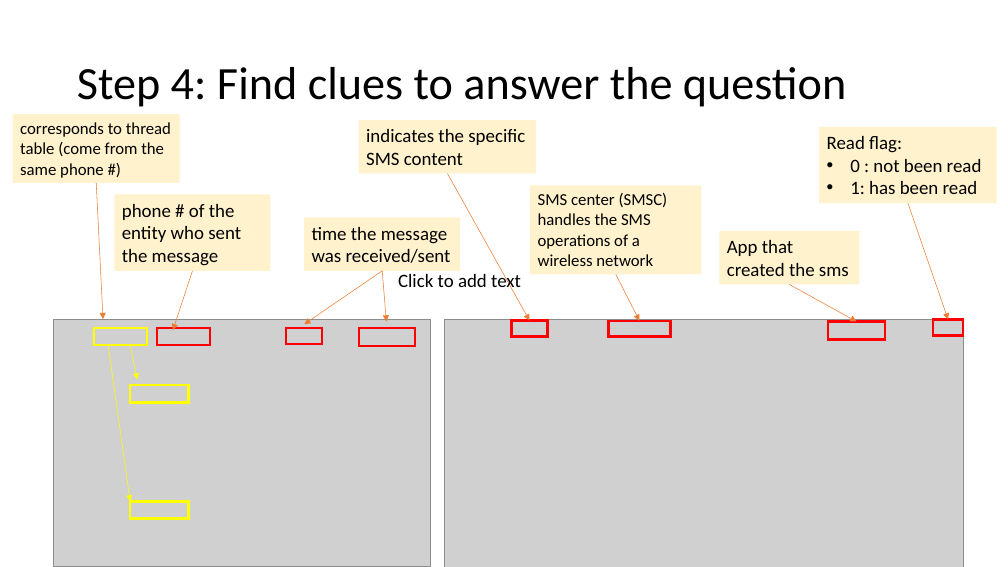
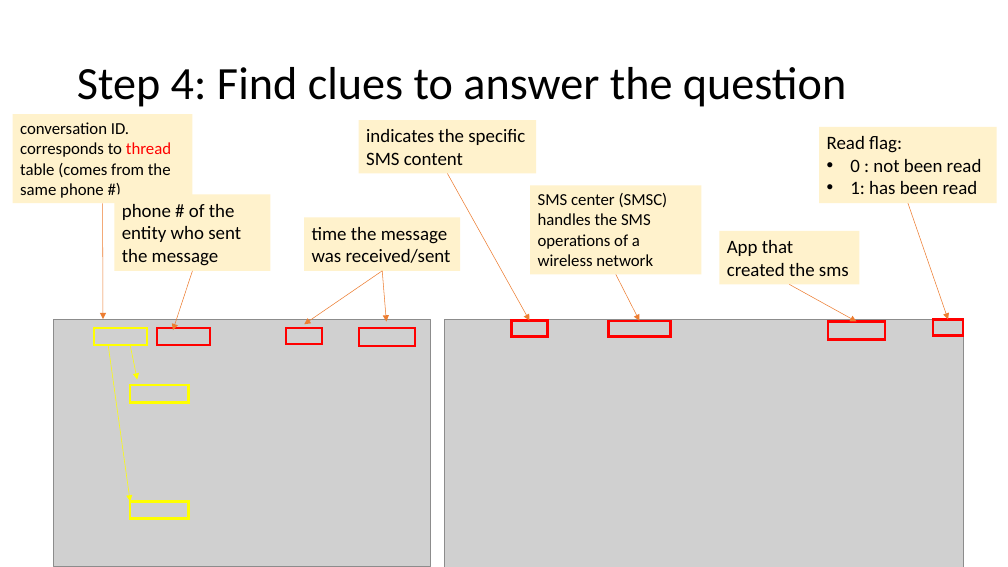
Before and after one commit to frankwxu/digital-forensics-lab, a slide deck: slide 19 of Andriod10/5_1_1_AOSP_App_Investigations_Messaging.pptx. Drawn at 1008x567 pixels with LibreOffice and Linux fonts; fonts in the diff are those of the drawing; grey boxes stand for pictures; background and template pictures are left out. Boxes give left, top, right and bottom in pixels: in the first picture for what was removed or moved away, otherwise in the second. Text is boxed around its words. In the diff, an @@ line names an element or a change of style, - is before the commit and + after.

```diff
--- a/Andriod10/5_1_1_AOSP_App_Investigations_Messaging.pptx
+++ b/Andriod10/5_1_1_AOSP_App_Investigations_Messaging.pptx
@@ rectangle "conversation ID. corresponds to thread ...": place and size @@
-rectangle "conversation ID. corresponds to thread ..." at bbox=[13, 114, 180, 183]
+rectangle "conversation ID. corresponds to thread ..." at bbox=[13, 114, 193, 203]
@@ text in rectangle at bbox=[20, 122, 171, 198]: text changed @@
-corresponds to thread table (come from the same phone #)
+conversation ID. corresponds to thread table (comes from the same phone #)
@@ arrow moved from (96, 183) - (103, 319) to (103, 203) - (103, 319) @@
@@ text removed at bbox=[398, 271, 521, 292] @@
-Click to add text
```
Also in this commit, not shown: 8 other slides changed, 2 slides removed, 3 other files.
